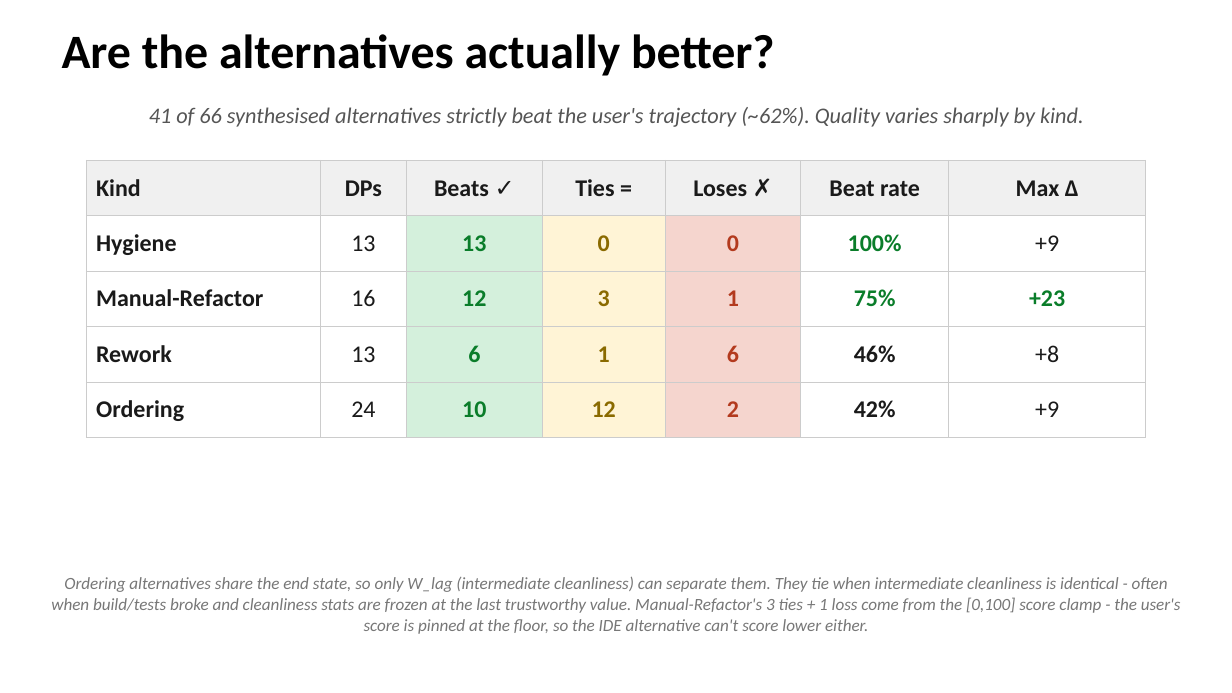
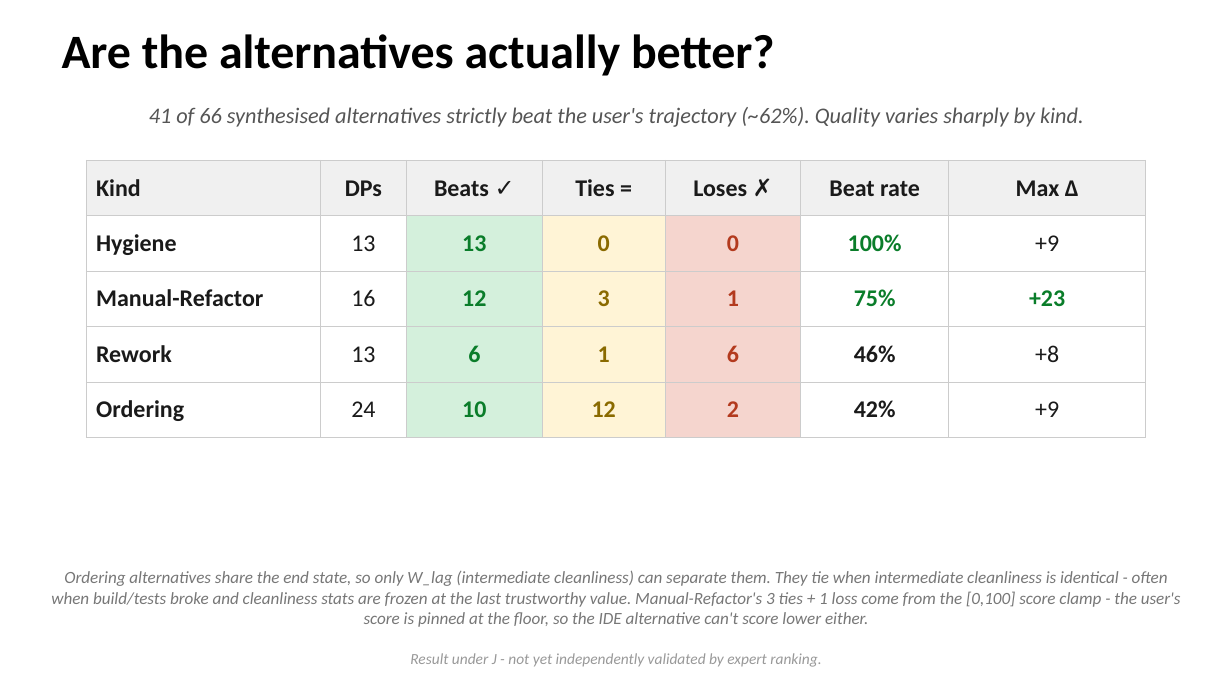
Before and after one commit to EthanHosier/fyp, a slide deck: slide 18 of presentation/slides.pptx. Drawn at 1232x693 pixels with LibreOffice and Linux fonts; fonts in the diff are those of the drawing. Boxes give left, top, right and bottom in pixels: in the first picture for what was removed or moved away, otherwise in the second. Text is boxed around its words. In the diff, an @@ line names an element or a change of style, - is before the commit and + after.

```diff
--- a/presentation/slides.pptx
+++ b/presentation/slides.pptx
@@ text "Ordering alternatives share the end ...": place and size @@
-text "Ordering alternatives share the end ..." at [51,577,1181,634]
+text "Ordering alternatives share the end ..." at [51,571,1181,627]
@@ text added at [410,653,821,667], 9 pt, text #999999, italic @@
+Result under J - not yet independently validated by expert ranking.
```
Also in this commit, not shown: 5 other slides changed, 1 slide added, 1 slide removed, 4 other files.
